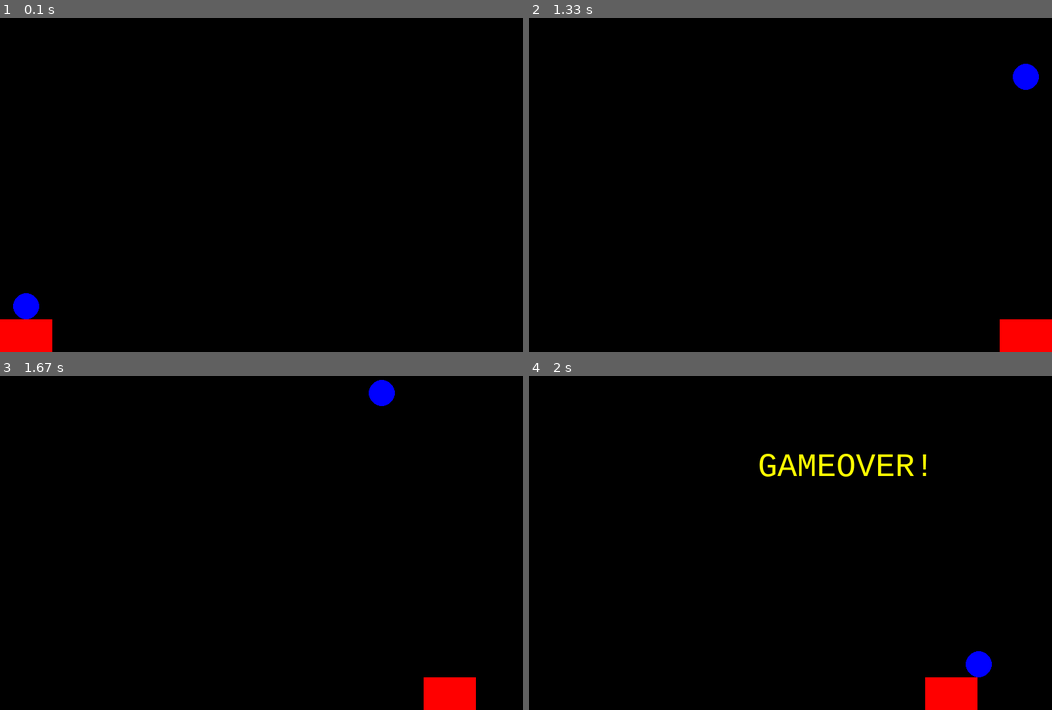
Above: before the commit, frames 1-4 (two rows, left to right).
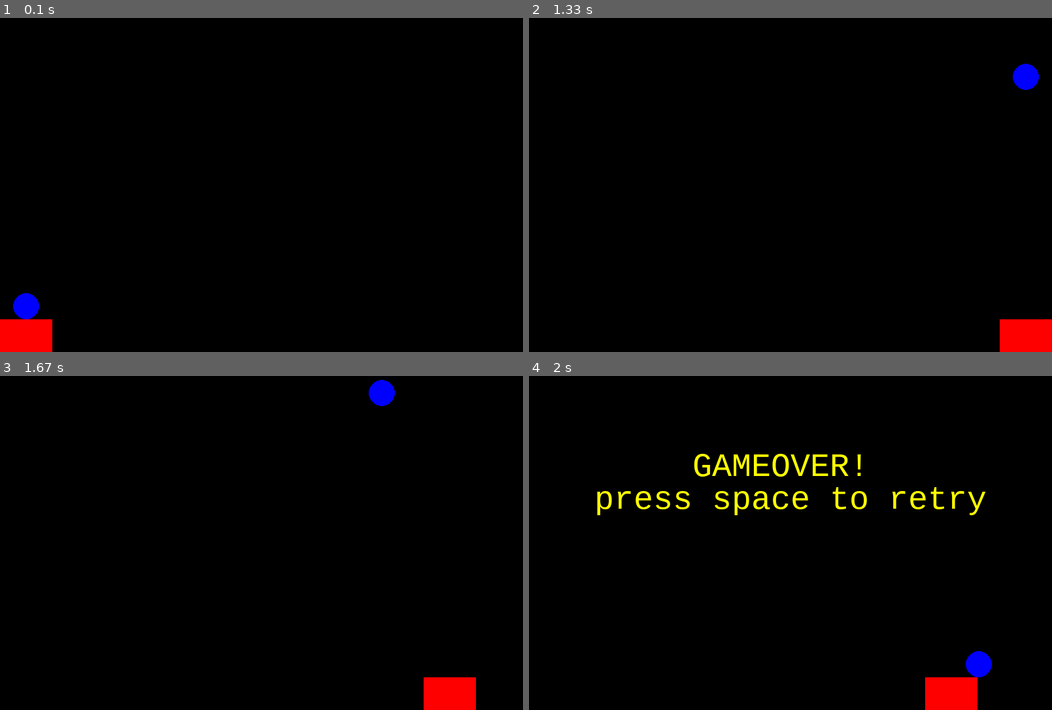
Above: after the commit, the same moments.

Repository: moonlca/pygame-practice
Game: pygame game, started from helloworld.py
Two runs of this game, one before a commit and one after it. Both use one fixed random seed, a clock stepped at 60 frames per second and the inputs below.
Inputs:
- Up to frame 1 (0.1 s): no input
- Up to frame 2 (1.33 s): hold D 0.33-0.8 s; hold D 0.83-1.3 s; tap Space at 0.9, 1.2 s
- Up to frame 3 (1.67 s): hold A from 1.33 s (still down); tap Space at 1.4 s
- Up to frame 4 (2 s): tap Space at 1.7, 1.97 s; release A at 1.87 s; hold A from 1.9 s (still down)

Frames 1-3 are identical in both runs. In frame 4, 2.7% of the frame differs, in the area x 13-88%, y 23-42%.

Commit message:
a git practuce in the commit no functionable effect

Diff:
--- a/helloworld.py
+++ b/helloworld.py
@@ -27,8 +27,12 @@
 
 def gameover():
     myfont = pygame.font.SysFont("monospace", 50)
-    label = myfont.render("GAMEOVER!", 1, (255, 255, 0))
-    dp.blit(label, (350, 200))
+    label1 = myfont.render("GAMEOVER!", 2, (255, 255, 0))
+    label2 = myfont.render("press space to retry", 2, (255, 255, 0))
+
+    dp.blit(label1, (250, 200))
+    dp.blit(label2, (100, 250))
+
 
 
 # main loop
